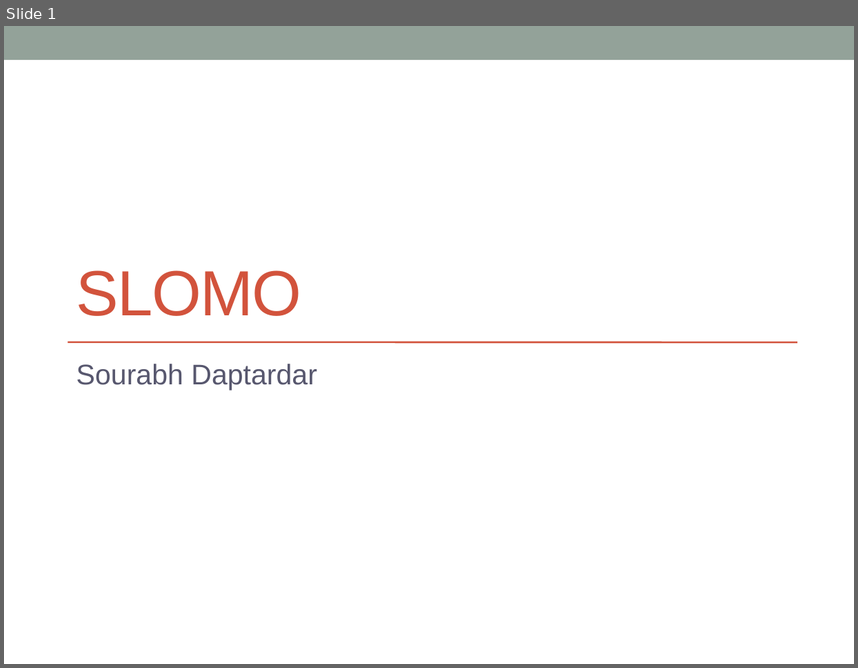
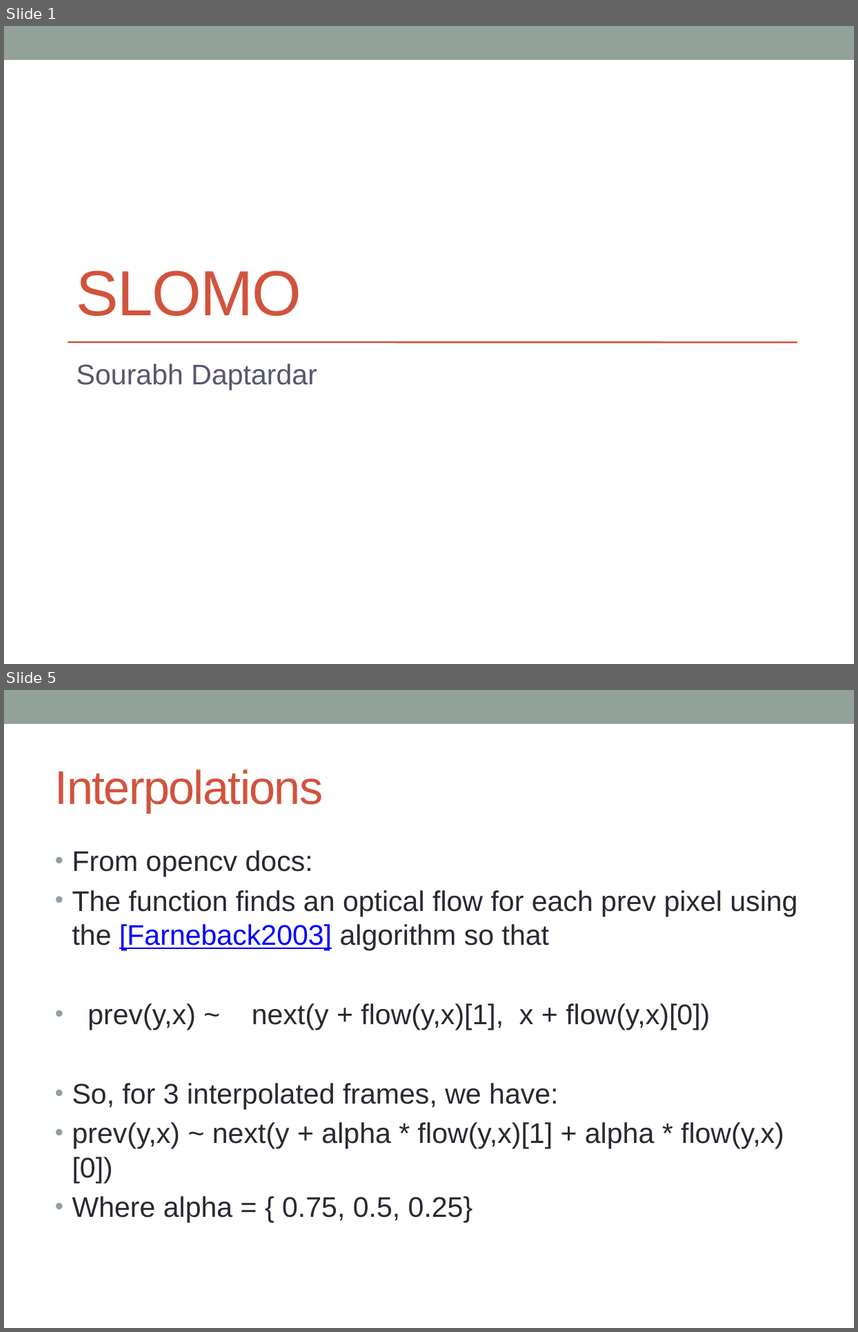
Before and after one commit to sourabhd/ProjPres, a slide deck: presentation/SloMo.pptx. Shown one above the other, each under a label of ours: slide 1 before the commit, slides 1 and 5 after it; the slides between them are not shown. The pictures are 858x668 and 858x1332 pixels, drawn with LibreOffice and Linux fonts; fonts in the diff are those of the drawing. Boxes give left, top, right and bottom in pixels: in the first picture for what was removed or moved away, otherwise in the second. Text is boxed around its words. In the diff, an @@ line names an element or a change of style, - is before the commit and + after.

Commit message:
Added more slides to optical flow

```diff
--- a/presentation/SloMo.pptx
+++ b/presentation/SloMo.pptx
@@ slide 5 added at (4,690,854,1328), background #FFFFFF; not listed: 1 template element that a slide beside it also shows @@
@@ title added at (55,769,323,813), 40 pt, text #D2533C @@
+Interpolations
@@ text added at (72,850,797,1223), 24 pt, text #292934 @@
+• From opencv docs:
+• The function finds an optical flow for each prev pixel using the [Farneback2003] algorithm so that
+• prev(y,x) ~ next(y + flow(y,x)[1], x + flow(y,x)[0])
+• So, for 3 interpolated frames, we have:
+• prev(y,x) ~ next(y + alpha * flow(y,x)[1] + alpha * flow(y,x)[0])
+• Where alpha = { 0.75, 0.5, 0.25}
```
Also in this commit, not shown: 2 slides changed, 11 other slides added, 1 slide removed.
